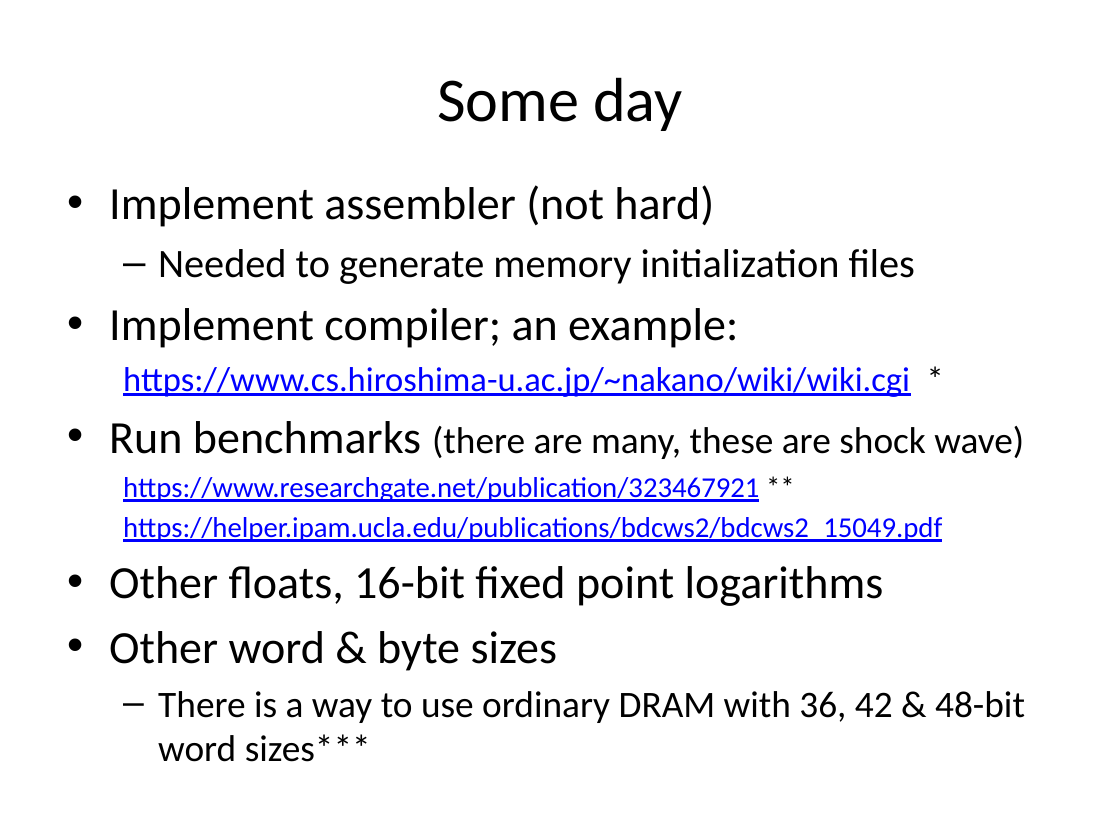
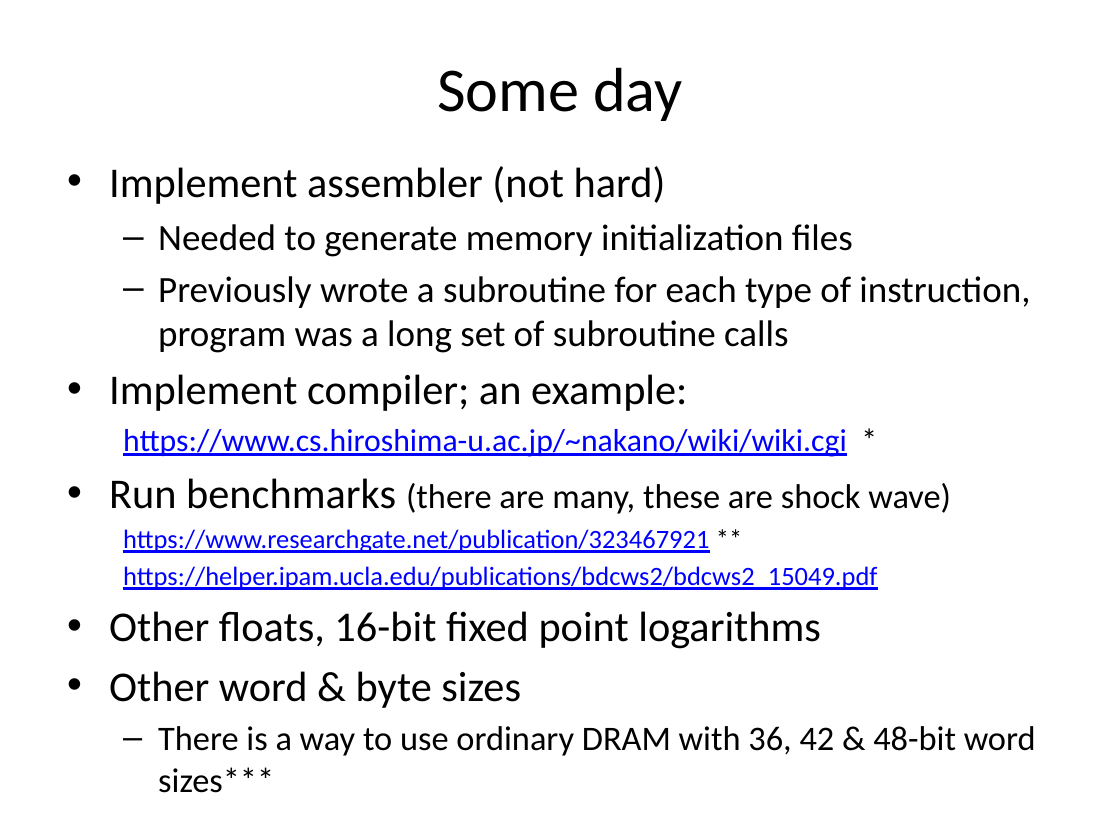
Before and after one commit to jimbrake/TROC16_16, a slide deck: slide 24 of DIY_soft-core_uP.pptx. Drawn at 1120x840 pixels with LibreOffice and Linux fonts; fonts in the diff are those of the drawing. Boxes give left, top, right and bottom in pixels: in the first picture for what was removed or moved away, otherwise in the second. Text is boxed around its words. In the diff, an @@ line names an element or a change of style, - is before the commit and + after.

```diff
--- a/DIY_soft-core_uP.pptx
+++ b/DIY_soft-core_uP.pptx
@@ title "Some day": place and size @@
-title "Some day" at [437, 77, 682, 131]
+title "Some day" at [437, 67, 682, 121]
@@ text "Implement assembler (not hard)": place and size @@
-text "Implement assembler (not hard)" at [109, 185, 1025, 762]
+text "Implement assembler (not hard)" at [109, 166, 1036, 756]
@@ text at [109, 166, 1036, 756]: size 29.6 to 27.2 pt in "Implement assembler (not hard)", "Implement compiler; an example:", "Run benchmarks", "Other floats, 16-bit fixed point logarithms" and 1 more places; size 25.9 to 23.8 pt in "Needed to generate memory initialization files"; size 22.2 to 20.4 pt in "https://www.cs.hiroshima-u.ac.jp/~nakano/wiki/wiki.cgi *"; size 24.1 to 22.1 pt in "(there are many, these are shock wave)", "There is a way to use ordinary ..."; size 18.5 to 17 pt in "https://www.researchgate.net/publication/323467921 **", "https://helper.ipam.ucla.edu/publications/bdcws2/bdcws2_1504 ..." @@
@@ text at [158, 276, 1030, 353]: paragraph added @@
+  – Previously wrote a subroutine for each type of instruction, program was a long set of subroutine calls
```
Also in this commit, not shown: 5 other slides changed, 2 slides added.
